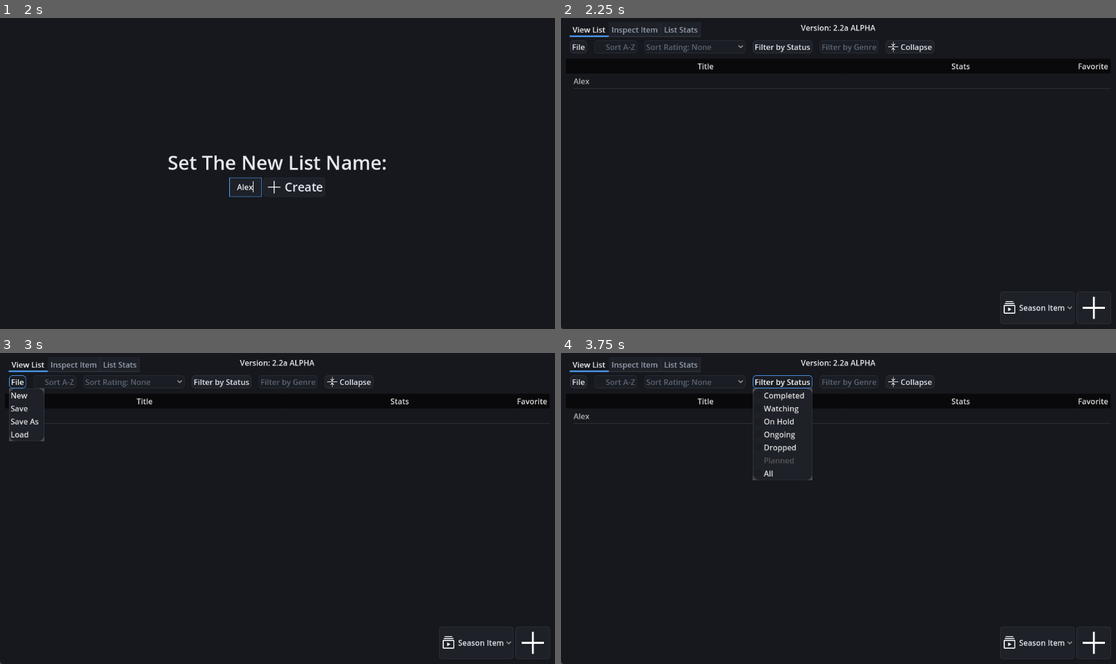
Above: before the commit, frames 1-4 (two rows, left to right).
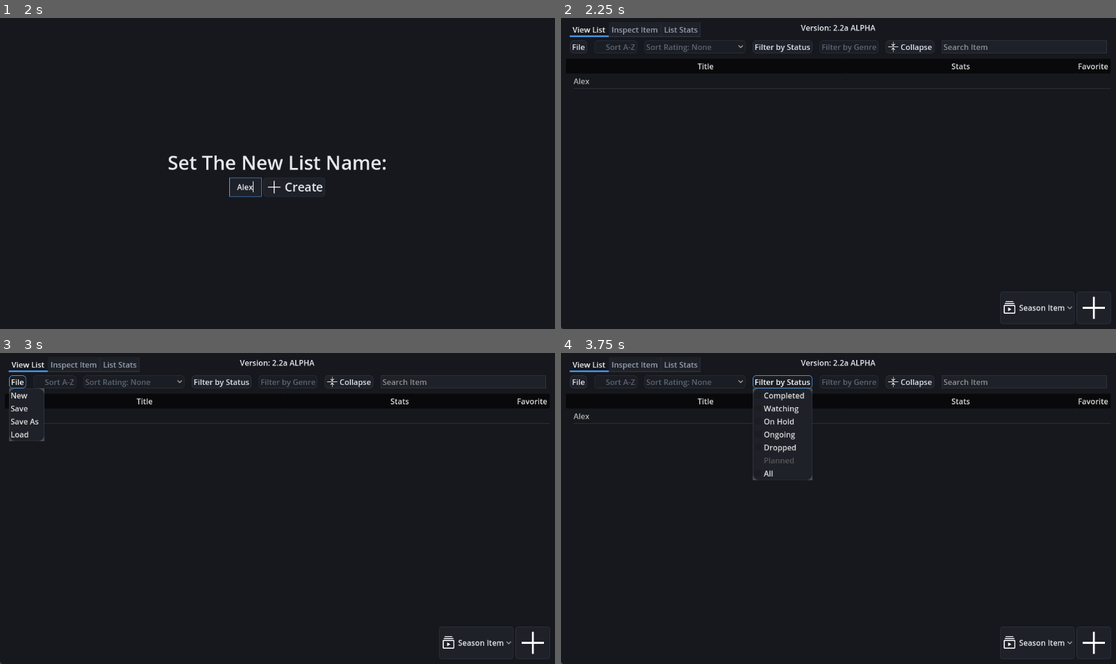
Above: after the commit, the same moments.

Repository: sredniW1234/Anime-Tracker-V2
Game: Godot game, scene res://Scenes/main_menu.tscn
The game is run twice, just before and just after one commit, with the same random seed, the same clock (stepped at 60 frames per second) and the same inputs.
Inputs (mouse positions are in pixels of both pictures, inside the frame that each line leads up to):
- Up to frame 1 (2 s): click "New List" at 0.5 s; click (244, 185) at 1.27 s; type "Alex" at 1.35 s
- Up to frame 2 (2.25 s): click "Create" at 2 s
- Up to frame 3 (3 s): click "File" at 2.75 s
- Up to frame 4 (3.75 s): click "Filter by Status" at 3.5 s

Frame 1 is identical in both runs. In frame 2, 0.2% of the frame differs, in the area x 68-99%, y 7-12%; in frame 3, 0.2%; in frame 4, 0.2%.

Commit message:
Added basic Item searching
Very basic by searching on level 1. May improve to level 2

Diff:
--- a/Scenes/anime_list.tscn
+++ b/Scenes/anime_list.tscn
@@ -177,6 +177,12 @@
 text = "Collapse"
 icon = ExtResource("3_srfoy")
 
+[node name="Search" type="LineEdit" parent="PanelContainer/MarginContainer/TabContainer/View List/VBoxContainer/MenuBar/MarginContainer/HBoxContainer"]
+layout_mode = 2
+size_flags_horizontal = 3
+placeholder_text = "Search Item"
+context_menu_enabled = false
+
 [node name="Tree" type="Tree" parent="PanelContainer/MarginContainer/TabContainer/View List/VBoxContainer"]
 layout_mode = 2
 size_flags_vertical = 3
@@ -313,6 +319,7 @@
 [connection signal="file_selected" from="PanelContainer/MarginContainer/TabContainer/View List/VBoxContainer/MenuBar/Ma …(214 unchanged characters)…
 [connection signal="file_selected" from="PanelContainer/MarginContainer/TabContainer/View List/VBoxContainer/MenuBar/Ma …(207 unchanged characters)…
 [connection signal="pressed" from="PanelContainer/MarginContainer/TabContainer/View List/VBoxContainer/MenuBar/MarginContainer/HBoxContainer/ToggleCollapse" to="PanelContainer/MarginContainer/TabContainer/View List/VBoxContainer/Tree" method="_on_toggle_collapse_pressed"]
+[connection signal="text_changed" from="PanelContainer/MarginContainer/TabContainer/View List/VBoxContainer/MenuBar/MarginContainer/HBoxContainer/Search" to="PanelContainer/MarginContainer/TabContainer/View List/VBoxContainer/Tree" method="_on_search_text_changed"]
 [connection signal="item_activated" from="PanelContainer/MarginContainer/TabContainer/View List/VBoxContainer/Tree" to="PanelContainer/MarginContainer/TabContainer/View List/VBoxContainer/Tree" method="_on_item_activated"]
 [connection signal="item_selected" from="PanelContainer/MarginContainer/TabContainer/View List/VBoxContainer/Tree" to="PanelContainer/MarginContainer/TabContainer/View List/VBoxContainer/Tree" method="_on_item_selected"]
 [connection signal="nothing_selected" from="PanelContainer/MarginContainer/TabContainer/View List/VBoxContainer/Tree" to="PanelContainer/MarginContainer/TabContainer/View List/VBoxContainer/Tree" method="_on_nothing_selected"]
--- a/Scenes/main_menu.tscn
+++ b/Scenes/main_menu.tscn
@@ -59,6 +59,7 @@
 alignment = 1
 max_length = 30
 expand_to_text_length = true
+context_menu_enabled = false
 
 [node name="Create" type="Button" parent="PanelContainer/CenterContainer/NewListPanel"]
 layout_mode = 2
--- a/Scripts/TreeManager.gd
+++ b/Scripts/TreeManager.gd
@@ -168,3 +168,12 @@
 func _on_item_activated() -> void:
 	Manager.current_tab = 1
 	tab_container.current_tab = 1
+
+
+func _on_search_text_changed(new_text: String) -> void:
+	if new_text:
+		for item in Manager.ordered_list_keys:
+			item.tree_item.visible = item.item_name.containsn(new_text)
+	else:
+		for item in Manager.ordered_list_keys:
+			item.tree_item.visible = true
